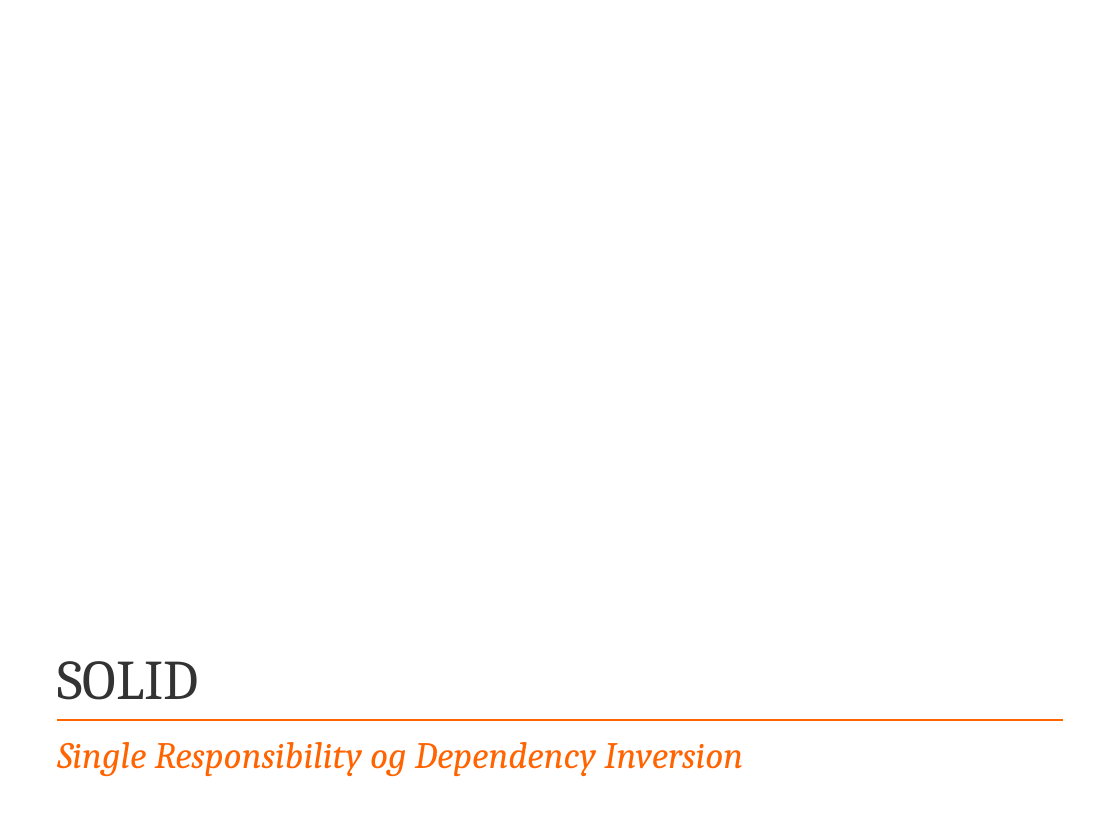
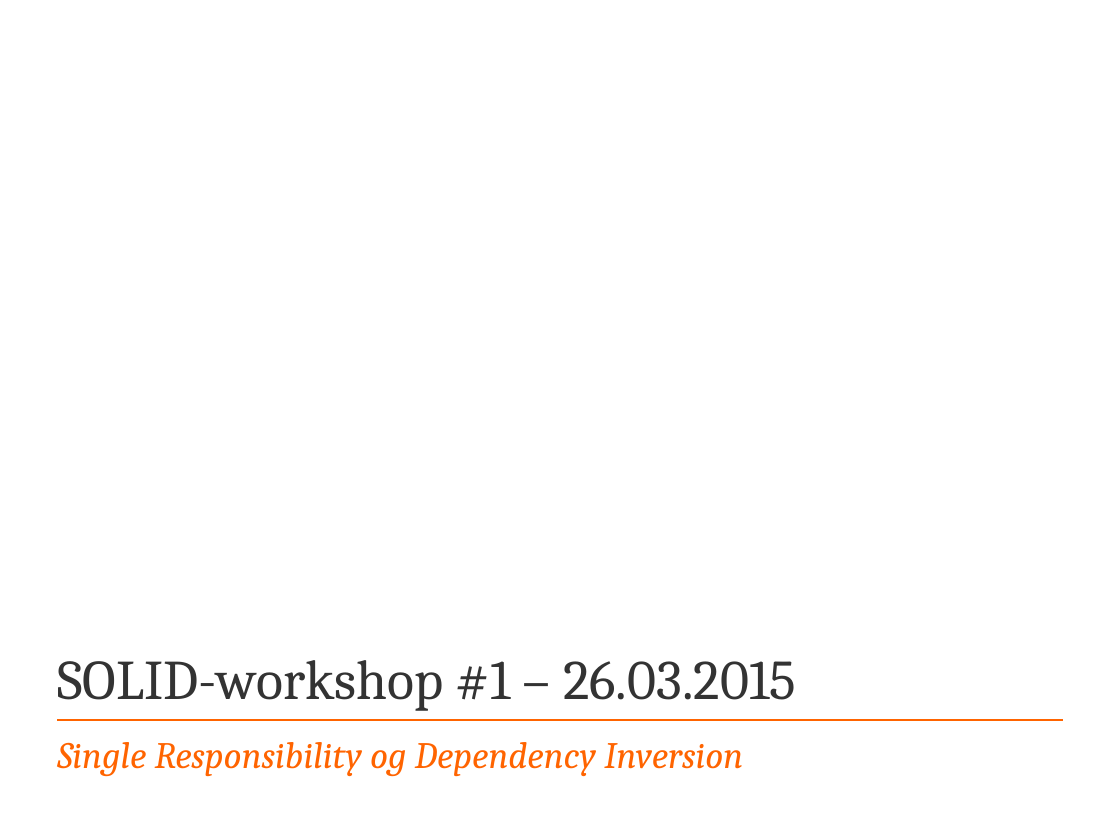
Before and after one commit to bouvet/solid-1, a slide deck: slide 1 of SOLID - SRP-DIP.pptx. Drawn at 1120x840 pixels with LibreOffice and Linux fonts; fonts in the diff are those of the drawing; background and template pictures are left out. Boxes give left, top, right and bottom in pixels: in the first picture for what was removed or moved away, otherwise in the second. Text is boxed around its words. In the diff, an @@ line names an element or a change of style, - is before the commit and + after.

```diff
--- a/SOLID - SRP-DIP.pptx
+++ b/SOLID - SRP-DIP.pptx
@@ title at bbox=[57, 660, 796, 711]: text changed @@
-SOLID
+SOLID-workshop #1 – 26.03.2015
```
Also in this commit, not shown: 1 other slide changed, 1 slide added, 25 other files.
